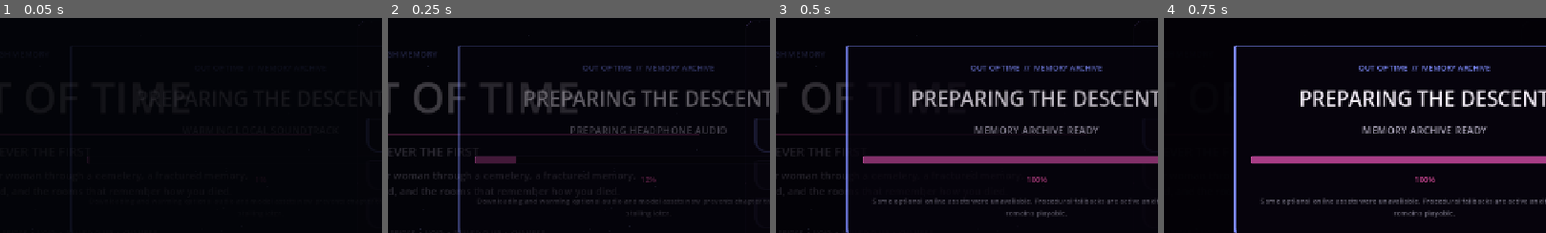
Above: before the commit, frames 1-4 (left to right).
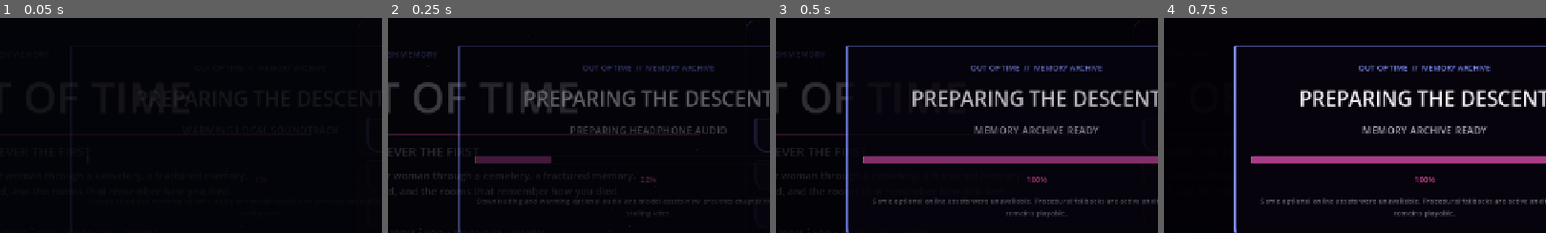
Above: after the commit, the same moments.

Repository: fuzeonspotify/outoftime
Game: Godot game, scene res://scenes/main.tscn
The game is run twice, just before and just after one commit, with the same random seed, the same clock (stepped at 60 frames per second) and the same inputs.
Inputs (mouse positions are % of the whole screen's width and height, from its top left):
- Up to frame 1 (0.05 s): no input
- Up to frame 2 (0.25 s): no input
- Up to frame 3 (0.5 s): no input
- Up to frame 4 (0.75 s): tap Enter (ui_accept) at 0.5 s; move the mouse to (72, 45) at 0.52 s; hold D from 0.53 s (still down); tap 1 at 0.6 s; click (72, 45) at 0.67 s
The pictures show only the part of the screen within x 16-66%, y 21-71%; the shares and areas given below are measured in that part.

Frame 1 is identical in both runs. In frame 2, 0.3% of the frame differs, in the area x 33-67%, y 64-77%; in frame 3, nothing differs; in frame 4, nothing differs.

Commit message:
Replace void preload with Memory Train startup flow

Diff:
--- a/scripts/bootstrap/startup_preloader.gd
+++ b/scripts/bootstrap/startup_preloader.gd
@@ -4,10 +4,6 @@
 signal preload_completed(used_fallbacks: bool)
 
 const LEVEL_LOADER_SCRIPT: Script = preload("res://scripts/world/kenney_level_expansion.gd")
-const VOID_LOADER_SCRIPT: Script = preload("res://scripts/world/void_glb_loader.gd")
-const VOID_ZIP_ROOT: String = "user://kenney_void_assets"
-const VOID_EXTRACTION_BATCH: int = 8
-const VOID_READY_MARKER: String = ".startup_ready"
 
 const SCENE_PATHS: Array[String] = [
 	"res://scenes/cemetery.tscn",
@@ -27,8 +23,6 @@
 }
 
 var _level_helper: Node
-var _void_helper: Node
-var _void_source_models: Dictionary = {}
 var _scene_cache: Dictionary = {}
 var _progress: float = 0.0
 var _status: String = "STARTING MEMORY ARCHIVE"
@@ -40,9 +34,7 @@
 func _ready() -> void:
 	process_mode = Node.PROCESS_MODE_ALWAYS
 	_level_helper = LEVEL_LOADER_SCRIPT.new() as Node
-	_void_helper = VOID_LOADER_SCRIPT.new() as Node
 	add_child(_level_helper)
-	add_child(_void_helper)
 	_prepare_all.call_deferred()
 
 
@@ -76,18 +68,13 @@
 	return cache.get("%s/%s" % [source_id, file_name]) as Node3D
 
 
-func get_void_prototype(model_path: String) -> Node3D:
-	if _void_helper == null:
-		return null
-	var cache_variant: Variant = _void_helper.get("_prototype_cache")
-	if not (cache_variant is Dictionary):
-		return null
-	var cache: Dictionary = cache_variant
-	return cache.get(model_path) as Node3D
+func get_void_prototype(_model_path: String) -> Node3D:
+	# Compatibility for older cached scenes. The active story now uses Memory Train.
+	return null
 
 
 func get_void_source_models() -> Dictionary:
-	return _void_source_models.duplicate(true)
+	return {}
 
 
 func _prepare_all() -> void:
@@ -100,8 +87,7 @@
 	var scenes_ready: bool = await _prepare_scene_resources()
 	var audio_ready: bool = await _prepare_audio()
 	var level_ready: bool = await _prepare_level_assets()
-	var void_ready: bool = await _prepare_void_assets()
-	_used_fallbacks = not scenes_ready or not audio_ready or not level_ready or not void_ready
+	_used_fallbacks = not scenes_ready or not audio_ready or not level_ready
 
 	_ready_for_gameplay = true
 	_preparing = false
@@ -117,7 +103,7 @@
 	for scene_index: int in range(SCENE_PATHS.size()):
 		var scene_path: String = SCENE_PATHS[scene_index]
 		_update_progress(
-			lerpf(0.03, 0.10, float(scene_index + 1) / float(SCENE_PATHS.size())),
+			lerpf(0.04, 0.18, float(scene_index + 1) / float(SCENE_PATHS.size())),
 			"WARMING CHAPTER  %d / %d" % [scene_index + 1, SCENE_PATHS.size()]
 		)
 		var packed_scene: PackedScene = load(scene_path) as PackedScene
@@ -130,7 +116,7 @@
 
 
 func _prepare_audio() -> bool:
-	_update_progress(0.12, "PREPARING HEADPHONE AUDIO")
+	_update_progress(0.22, "PREPARING HEADPHONE AUDIO")
 	if not OnlineAudioLibrary.has_method("prepare_library"):
 		return false
 	OnlineAudioLibrary.call("prepare_library")
@@ -140,7 +126,7 @@
 
 
 func _prepare_level_assets() -> bool:
-	_update_progress(0.30, "PREPARING ENVIRONMENT MODELS")
+	_update_progress(0.46, "PREPARING CEMETERY AND NIGHTCLUB MODELS")
 	_level_helper.call("_ensure_cache_directories")
 	var all_cached: bool = bool(_level_helper.call("_all_assets_cached"))
 	if not all_cached:
@@ -162,134 +148,13 @@
 			files_loaded += 1
 			var ratio: float = float(files_loaded) / float(total_files)
 			_update_progress(
-				lerpf(0.32, 0.52, ratio),
+				lerpf(0.48, 0.96, ratio),
 				"LOADING ENVIRONMENT MODEL  %d / %d" % [files_loaded, total_files]
 			)
 			await get_tree().process_frame
 	return true
 
 
-func _prepare_void_assets() -> bool:
-	_update_progress(0.54, "PREPARING VOID MODEL ARCHIVE")
-	_void_helper.call("_ensure_cache_directories")
-	_void_source_models.clear()
-
-	for source_index: int in range(2):
-		var source_id: String = "station" if source_index == 0 else "space"
-		var model_root: String = str(_void_helper.call("_models_root", source_id))
-		var marker_path: String = model_root.path_join(VOID_READY_MARKER)
-		var models: Array[String] = _scan_void_models(source_id)
-		var cache_complete: bool = FileAccess.file_exists(marker_path) and not models.is_empty()
-		if not cache_complete:
-			var zip_path: String = VOID_ZIP_ROOT.path_join("%s.zip" % source_id)
-			if not FileAccess.file_exists(zip_path):
-				_update_progress(
-					0.56 + float(source_index) * 0.10,
-					"DOWNLOADING %s" % str(_void_helper.call("_source_display_name", source_id))
-				)
-				var remote_url: String = str(_void_helper.call("_source_url", source_id))
-				var downloaded_variant: Variant = await _void_helper.call("_download_file", remote_url, zip_path)
-				if not bool(downloaded_variant):
-					return false
-			var extracted: bool = await _extract_void_archive(source_id, zip_path, source_index)
-			if not extracted:
-				return false
-			_write_completion_marker(marker_path)
-			models = _scan_void_models(source_id)
-		if models.is_empty():
-			return false
-		_void_source_models[source_id] = models
-		await get_tree().process_frame
-
-	_void_helper.set("_source_models", _void_source_models.duplicate(true))
-	var warmup_container: Node3D = Node3D.new()
-	warmup_container.name = "StartupVoidWarmup"
-	add_child(warmup_container)
-	_void_helper.set("_model_container", warmup_container)
-
-	var build_methods: Array[String] = [
-		"_build_arrival_station_ruins",
-		"_build_low_gravity_satellites",
-		"_build_inversion_station_ceiling",
-		"_build_drift_field_models",
-		"_build_portal_station_remains",
-		"_build_distant_space_models"
-	]
-	for method_index: int in range(build_methods.size()):
-		_update_progress(
-			lerpf(0.78, 0.96, float(method_index + 1) / float(build_methods.size())),
-			"WARMING VOID MODEL SET  %d / %d" % [method_index + 1, build_methods.size()]
-		)
-		_void_helper.call(build_methods[method_index])
-		await get_tree().process_frame
-
-	warmup_container.queue_free()
-	_void_helper.set("_model_container", null)
-	_void_helper.set("_animated_models", [])
-	return true
-
-
-func _scan_void_models(source_id: String) -> Array[String]:
-	var result_variant: Variant = _void_helper.call("_scan_source_models", source_id)
-	var results: Array[String] = []
-	if result_variant is Array:
-		for path_variant: Variant in result_variant:
-			results.append(str(path_variant))
-	return results
-
-
-func _extract_void_archive(source_id: String, zip_path: String, source_index: int) -> bool:
-	var reader: ZIPReader = ZIPReader.new()
-	var open_error: Error = reader.open(ProjectSettings.globalize_path(zip_path))
-	if open_error != OK:
-		return false
-
-	var extracted_models: int = 0
-	var processed_files: int = 0
-	var archive_files: PackedStringArray = reader.get_files()
-	var model_root: String = str(_void_helper.call("_models_root", source_id))
-
-	for internal_path: String in archive_files:
-		var normalized_path: String = internal_path.replace("\\", "/")
-		if normalized_path.ends_with("/") or normalized_path.contains(".."):
-			continue
-		if not bool(_void_helper.call("_should_extract_archive_file", normalized_path)):
-			continue
-
-		var destination_path: String = model_root.path_join(normalized_path)
-		DirAccess.make_dir_recursive_absolute(
-			ProjectSettings.globalize_path(destination_path.get_base_dir())
-		)
-		var file_bytes: PackedByteArray = reader.read_file(internal_path)
-		if not file_bytes.is_empty():
-			var output_file: FileAccess = FileAccess.open(destination_path, FileAccess.WRITE)
-			if output_file != null:
-				output_file.store_buffer(file_bytes)
-				output_file.close()
-				if normalized_path.to_lower().ends_with(".glb"):
-					extracted_models += 1
-
-		processed_files += 1
-		if processed_files % VOID_EXTRACTION_BATCH == 0:
-			var base_progress: float = 0.64 + float(source_index) * 0.07
-			_update_progress(
-				minf(base_progress + 0.05, 0.77),
-				"UNPACKING VOID MODELS  //  %d READY" % extracted_models
-			)
-			await get_tree().process_frame
-
-	reader.close()
-	return extracted_models > 0
-
-
-func _write_completion_marker(marker_path: String) -> void:
-	var marker: FileAccess = FileAccess.open(marker_path, FileAccess.WRITE)
-	if marker == null:
-		return
-	marker.store_string("ready")
-	marker.close()
-
-
 func _update_progress(progress_value: float, status_text: String) -> void:
 	_progress = clampf(progress_value, 0.0, 1.0)
 	_status = status_text
